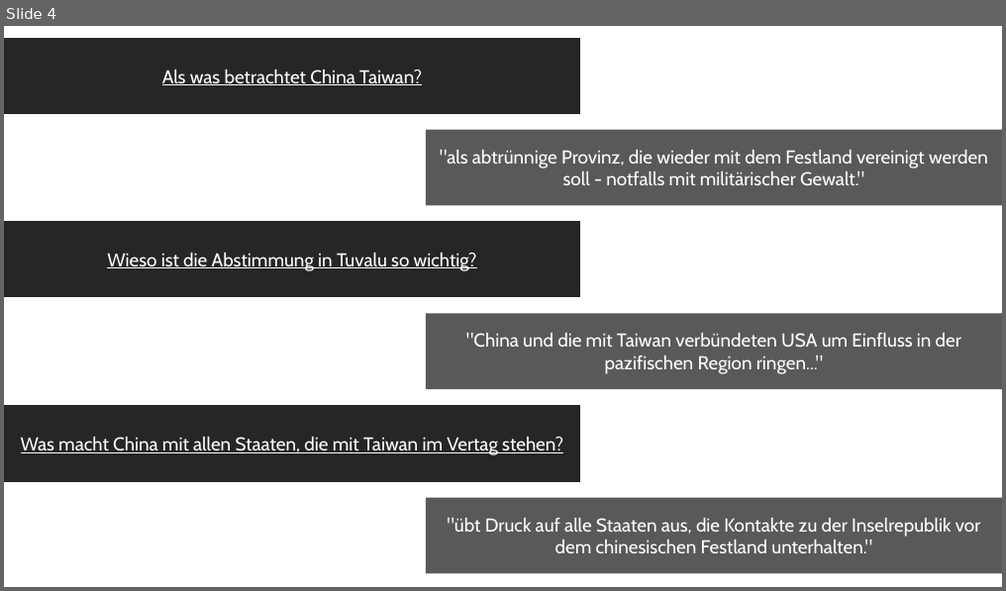
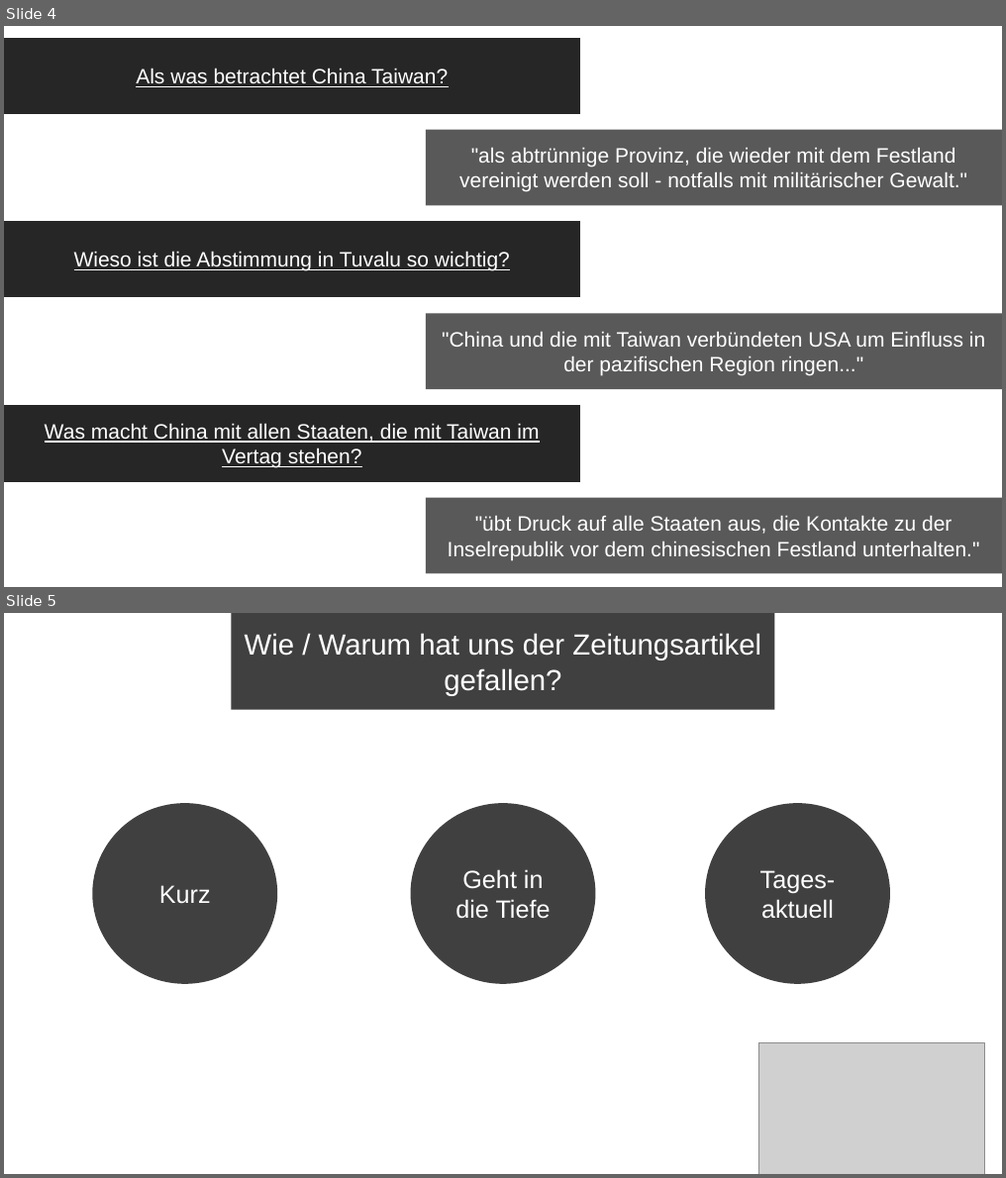
Before and after one commit to Matz21X/2023_24_4BHITS, a slide deck: WIR/Wirtschaft/Zeitungsartikel.pptx. Shown one above the other, each under a label of ours: slide 4 before the commit, slides 4 and 5 after it. The pictures are 1006x591 and 1006x1178 pixels, drawn with LibreOffice and Linux fonts; fonts in the diff are those of the drawing; grey boxes stand for pictures; background and template pictures are left out. Boxes give left, top, right and bottom in pixels: in the first picture for what was removed or moved away, otherwise in the second. Text is boxed around its words. In the diff, an @@ line names an element or a change of style, - is before the commit and + after.

```diff
--- a/WIR/Wirtschaft/Zeitungsartikel.pptx
+++ b/WIR/Wirtschaft/Zeitungsartikel.pptx
@@ slide 5 added at box(4, 613, 1002, 1174), background picture (left out) @@
@@ rectangle added at box(231, 613, 774, 710), fill #404040, 28 pt, text #FFFFFF @@
+Wie / Warum hat uns der Zeitungsartikel gefallen?
@@ ellipse added at box(92, 803, 277, 984), fill #404040, 24 pt, text #FFFFFF @@
+Kurz
@@ ellipse added at box(411, 803, 595, 984), fill #404040, 24 pt, text #FFFFFF @@
+Geht in die Tiefe
@@ ellipse added at box(706, 803, 890, 984), fill #404040, 24 pt, text #FFFFFF @@
+Tages-aktuell
@@ picture added at box(759, 1044, 985, 1174) @@
@@ slide 4 changed as well @@
@@ size 18 to 20 pt, font Cabin to Arial in 6 elements at box(4, 38, 580, 114), box(426, 129, 1002, 205), box(4, 221, 580, 297), box(426, 313, 1002, 390), box(4, 405, 580, 482), box(426, 498, 1002, 574) @@
```
Also in this commit, not shown: 4 other slides changed.
